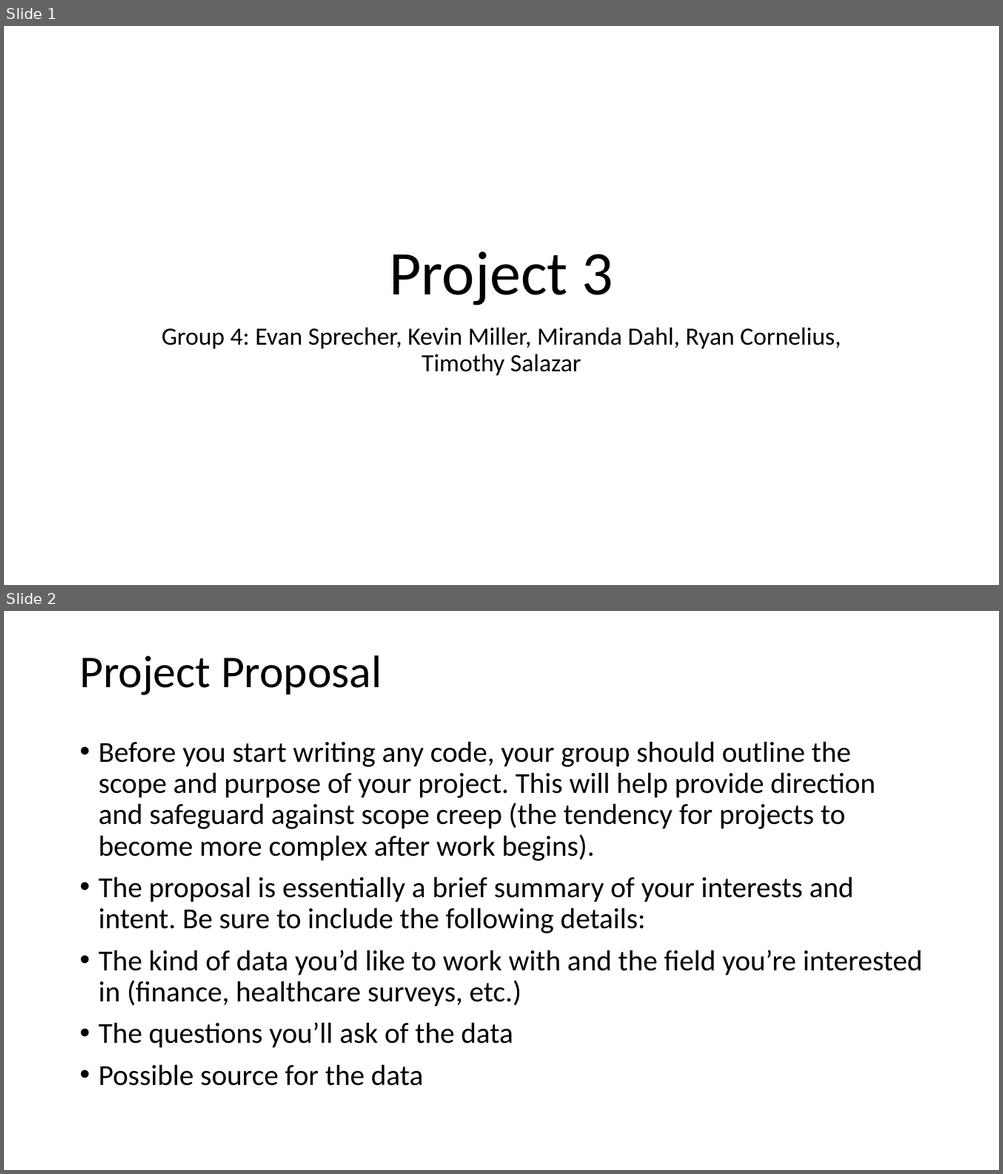
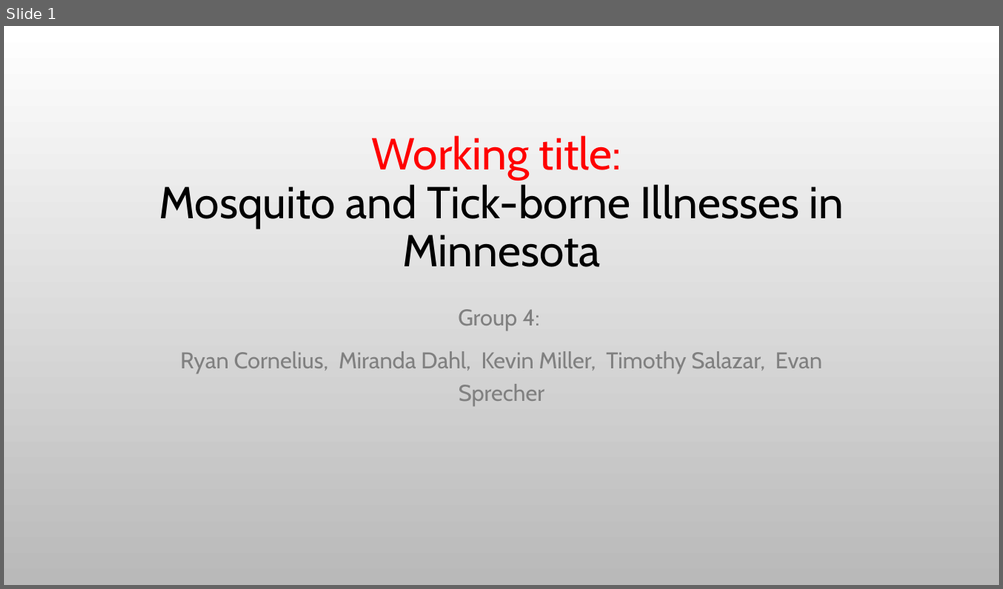
Before and after one commit to Evdawg/Project_3_Mosquito-borne_Diseases, a slide deck: Project_3_proposal.pptx. Shown one above the other, each under a label of ours: slides 1 and 2 before the commit, slide 1 after it. The pictures are 1003x1174 and 1003x589 pixels, drawn with LibreOffice and Linux fonts; fonts in the diff are those of the drawing; background and template pictures are left out. Boxes give left, top, right and bottom in pixels: in the first picture for what was removed or moved away, otherwise in the second. Text is boxed around its words. In the diff, an @@ line names an element or a change of style, - is before the commit and + after.

```diff
--- a/Project_3_proposal.pptx
+++ b/Project_3_proposal.pptx
@@ slide 2 removed at <box>4,611,999,1170</box>, background #FFFFFF @@
@@ title removed at <box>79,655,381,695</box> @@
-Project Proposal
@@ text removed at <box>99,741,922,1086</box> @@
-• Before you start writing any code, your group should outline the scope and purpose of your project. This will help provide direction and safeguard against scope creep (the tendency for projects to become more complex after work begins).
-• The proposal is essentially a brief summary of your interests and intent. Be sure to include the following details:
-• The kind of data you’d like to work with and the field you’re interested in (finance, healthcare surveys, etc.)
-• The questions you’ll ask of the data
-• Possible source for the data
@@ slide 1 changed as well @@
@@ background #FFFFFF to picture (left out) @@
@@ title at <box>159,136,844,267</box>: text changed; size 60 to 43.2 pt; font Calibri to Cabin @@
-Project 3
+Working title:
+Mosquito and Tick-borne Illnesses in Minnesota
@@ subtitle at <box>180,309,822,406</box>: text changed; size 24 to 22 pt; font Calibri to Cabin; text colour #000000 to #808080 @@
-Group 4: Evan Sprecher, Kevin Miller, Miranda Dahl, Ryan Cornelius, Timothy Salazar
+Group 4:
+Ryan Cornelius, Miranda Dahl, Kevin Miller, Timothy Salazar, Evan Sprecher
```
Also in this commit, not shown: 2 other slides changed, 4 slides added, 1 other slide removed.
